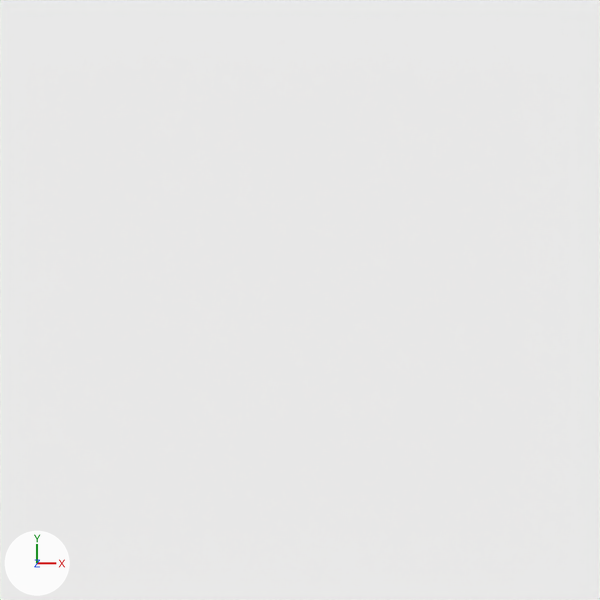
The Blender file datasrc/gfx/headset/headset.blend, before and after one commit.
The view is the same before and after, from the file's camera 'camera'. Every picture has the same lights, and +X, +Y and +Z are marked at lower left.

In view in the first picture: 'ground'.
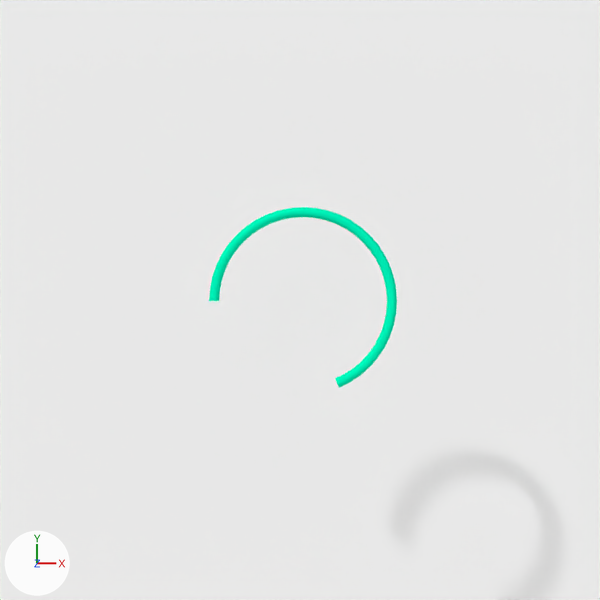
Commit message: didn't save the blend file before committing it last time

The change, as a list of edits to the scene's bpy script:
```text
Add mat_glob:
    mat_glob = diffuse_material('Glob')
    mat_glob.base_color = (0.0, 1.0, 0.546)  # cyan #00ffc3
Add me_torus:
    me_torus.from_pydata(...)  # 544 vertices, 528 faces; spans x -2.11..2.11, y -0.95..3.11, z -0.11..0.11
    me_torus.materials.append(mat_glob)  # cyan #00ffc3
Add ob_torus:
    ob_torus = bpy.data.objects.new('Torus', me_torus)
    ob_torus.location = (0.07, -1.02, 0.0)
```

Changed parts and their boxes [x1, y1, x2, y2] in the pictures (600 x 600 px):
'Torus', added (cyan)
    after: [209, 207, 397, 388]
